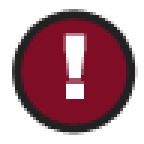
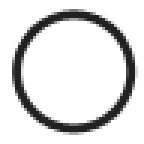
Layered file, before and after one edit (144 x 144). Changes by layer:
hid "!" over left=63, top=33, right=87, bottom=99
hid "hazardous" over left=21, top=18, right=129, bottom=126
added layer "undefined" above "good" over left=21, top=18, right=129, bottom=126
